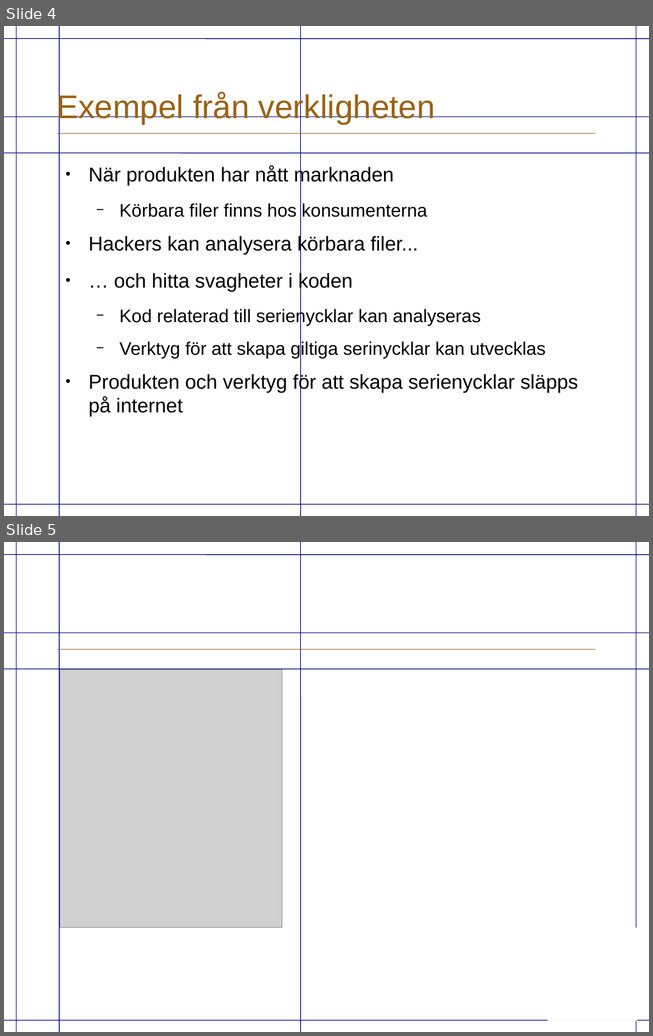
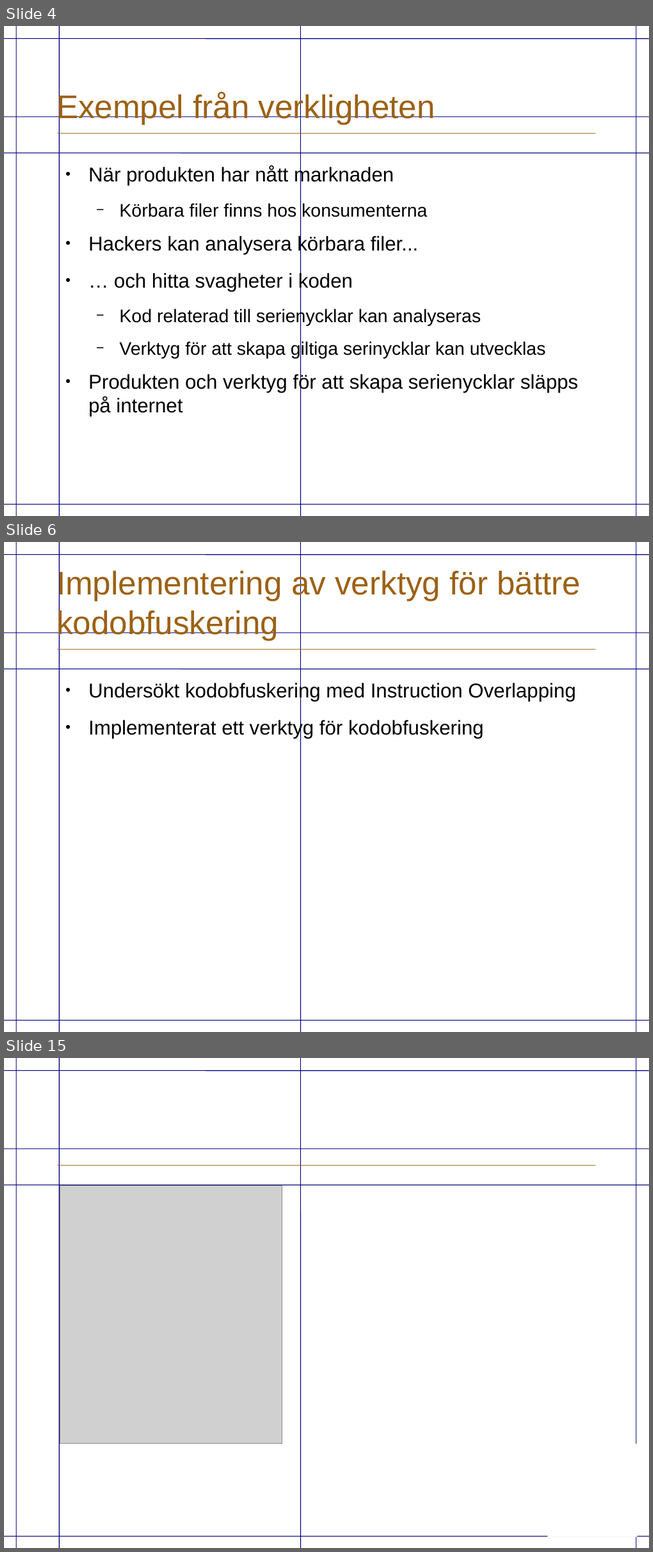
Before and after one commit to eriknylander/exjobb, a slide deck: Presentation/ExjobbPresentation.odp. Shown one above the other, each under a label of ours: slides 4 and 5 before the commit, slides 4, 6 and 15 after it; the slides between them are not shown. The pictures are 653x1036 and 653x1552 pixels, drawn with LibreOffice and Linux fonts; fonts in the diff are those of the drawing; grey boxes stand for pictures; background and template pictures are left out. Boxes give left, top, right and bottom in pixels: in the first picture for what was removed or moved away, otherwise in the second. Text is boxed around its words. In the diff, an @@ line names an element or a change of style, - is before the commit and + after.

```diff
--- a/Presentation/ExjobbPresentation.odp
+++ b/Presentation/ExjobbPresentation.odp
@@ slide 6 added at (4,542,649,1032), background #FFFFFF; not listed: 9 template elements that a slide beside it also shows @@
@@ title added at (56,568,581,641), 36 pt, text #9C6114 @@
+Implementering av verktyg för bättre kodobfuskering
@@ text added at (88,682,576,738), 22 pt, text #000000 @@
+● Undersökt kodobfuskering med Instruction Overlapping
+● Implementerat ett verktyg för kodobfuskering
@@ what was slide 5 is now slide 15 @@
```
Also in this commit, not shown: 2 slides changed, 9 other slides added, 3 other files.
